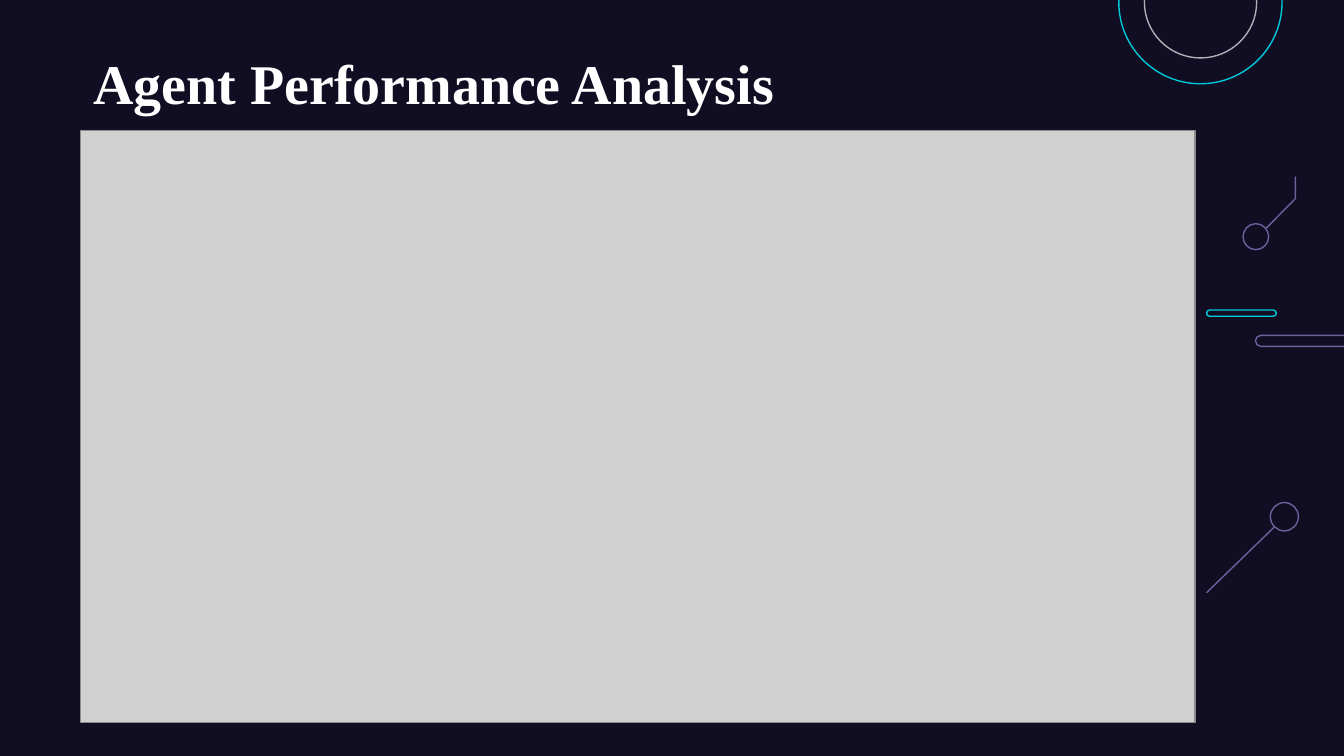
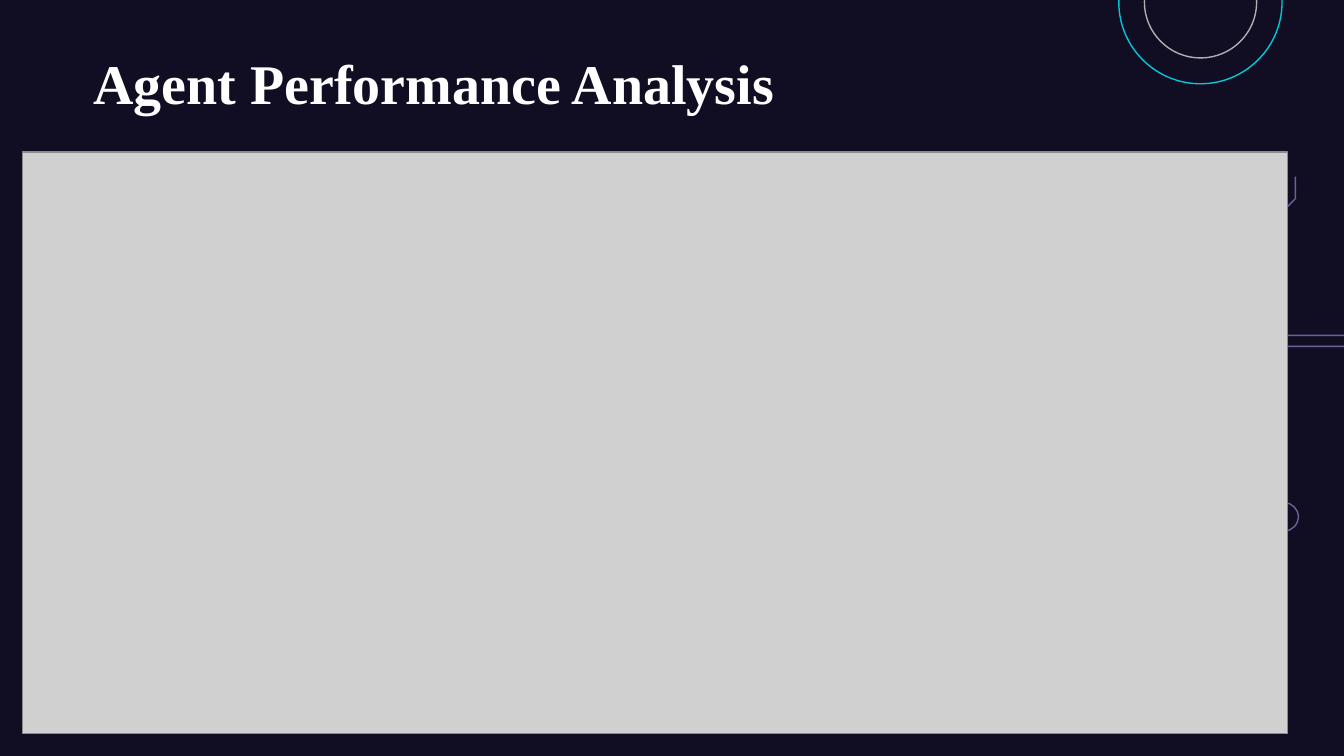
Before and after one commit to jemish123/IT_Ticket_Analysis, a slide deck: slide 14 of SpreadSheet_Project_IT_Ticket_Analysis.pptx (slide 11 before the commit). Drawn at 1344x756 pixels with LibreOffice and Linux fonts; fonts in the diff are those of the drawing; grey boxes stand for pictures. Boxes give left, top, right and bottom in pixels: in the first picture for what was removed or moved away, otherwise in the second. Text is boxed around its words. In the diff, an @@ line names an element or a change of style, - is before the commit and + after.

```diff
--- a/SpreadSheet_Project_IT_Ticket_Analysis.pptx
+++ b/SpreadSheet_Project_IT_Ticket_Analysis.pptx
@@ picture: place and size @@
-picture at (81, 130, 1195, 723)
+picture at (23, 152, 1289, 734)
@@ freeform shape removed at (1243, 224, 1269, 250) @@
@@ freeform shape removed at (1206, 310, 1276, 317) @@
@@ freeform shape at (1270, 503, 1298, 531): rotation 270 to 90 degrees @@
@@ line removed from (1207, 593) to (1275, 527) @@
```
Also in this commit, not shown: 16 other slides changed, 5 slides added, 2 slides removed, 6 other files.
